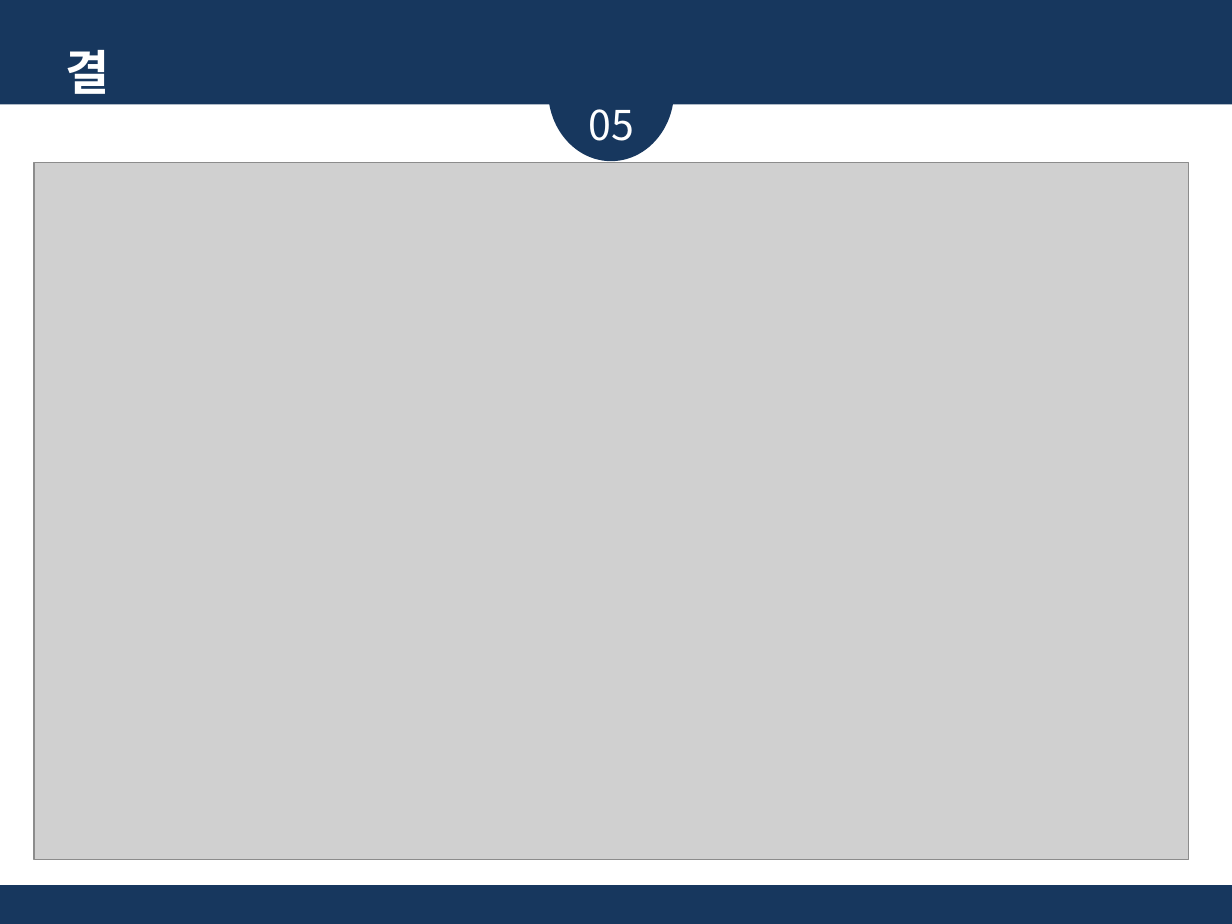
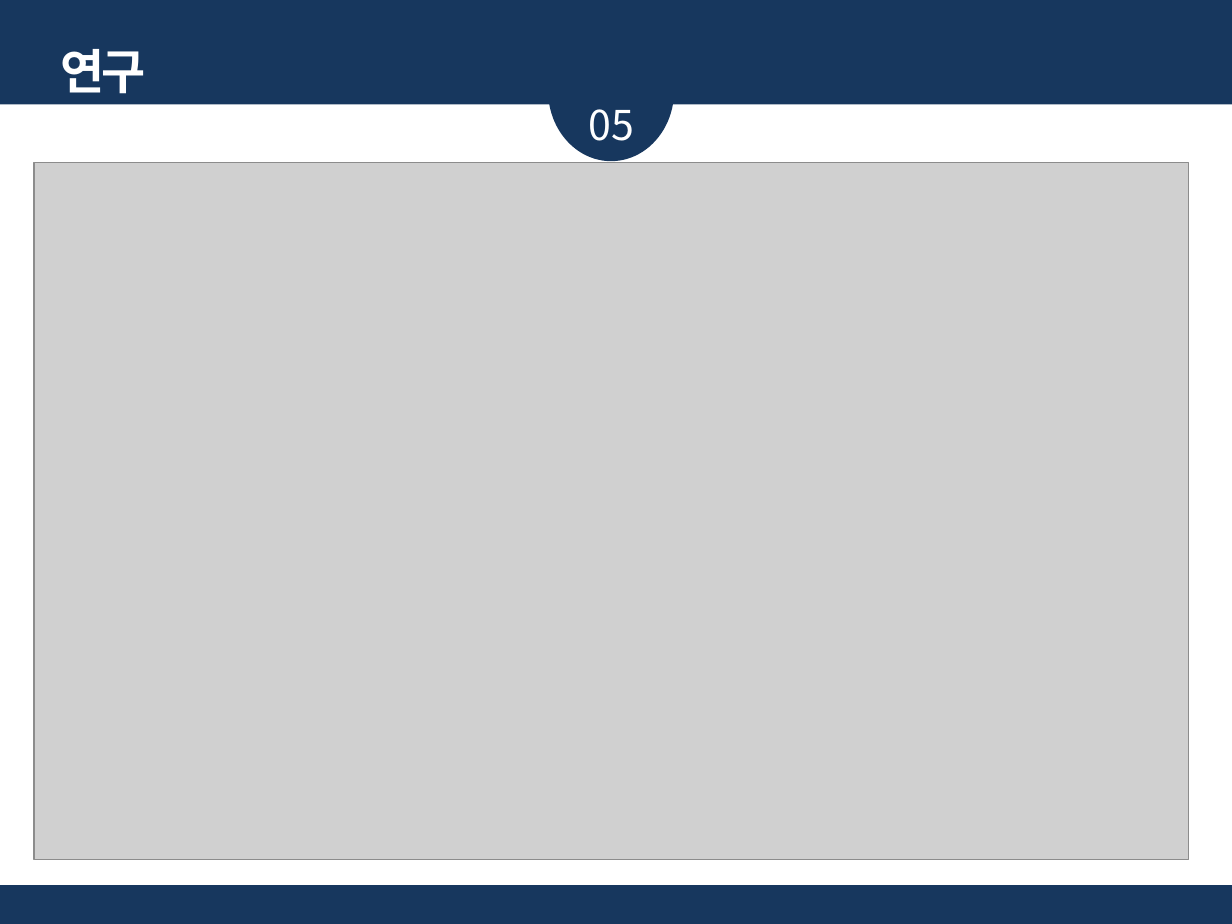
Before and after one commit to glad1470/2019_research, a slide deck: slide 12 of Doc/주제 선정 및 시장 조사_19.03.19/졸업논문 주제_임광효_김준영_2.pptx. Drawn at 1232x924 pixels with LibreOffice and Linux fonts; fonts in the diff are those of the drawing; grey boxes stand for pictures. Boxes give left, top, right and bottom in pixels: in the first picture for what was removed or moved away, otherwise in the second. Text is boxed around its words. In the diff, an @@ line names an element or a change of style, - is before the commit and + after.

```diff
--- a/Doc/주제 선정 및 시장 조사_19.03.19/졸업논문 주제_임광효_김준영_2.pptx
+++ b/Doc/주제 선정 및 시장 조사_19.03.19/졸업논문 주제_임광효_김준영_2.pptx
@@ text added at <box>59,49,146,105</box>, 28 pt, text #FFFFFF, bold @@
+연구 일정
@@ text removed at <box>65,50,110,105</box> @@
-결론
```
Also in this commit, not shown: 7 other slides changed, 1 other file.
